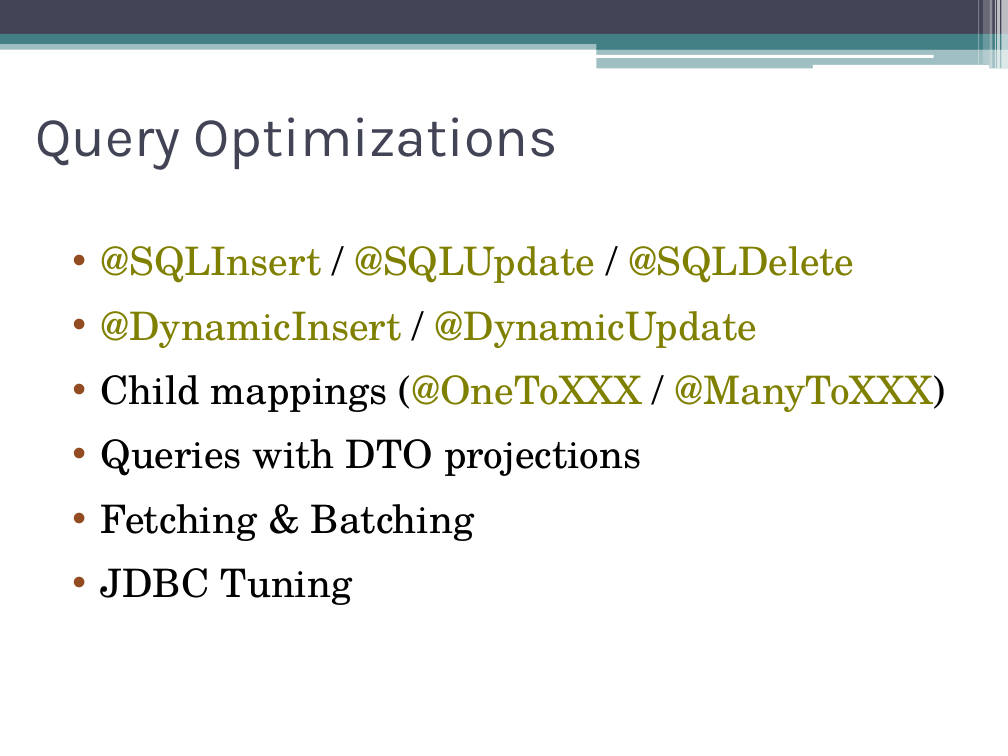
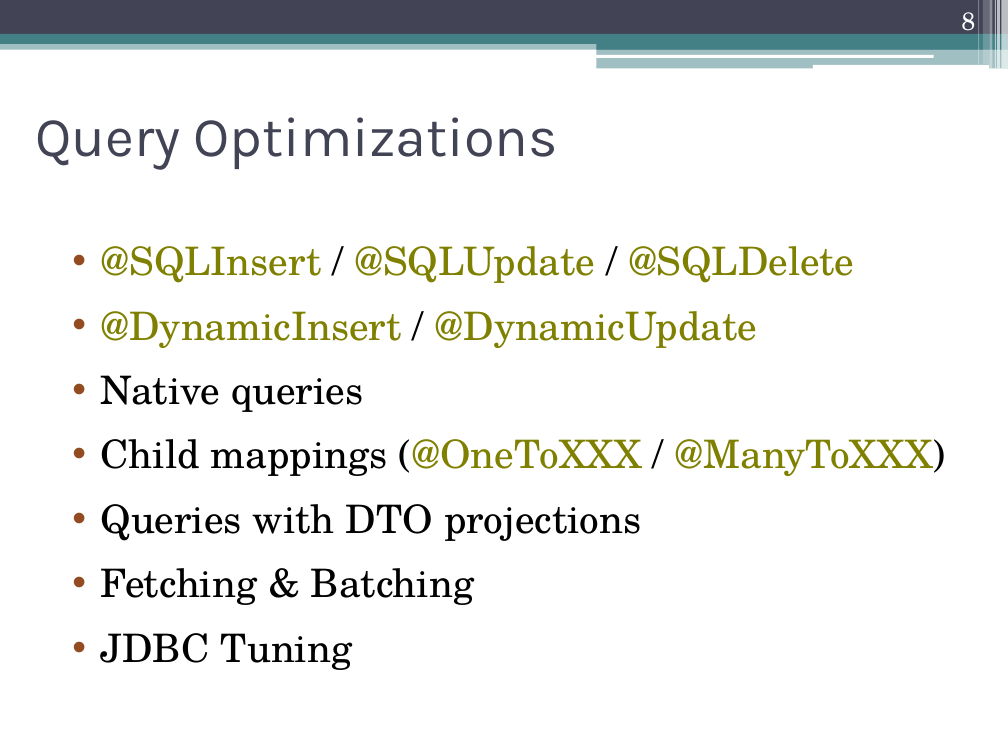
Before and after one commit to artem-emelin/hibernate-demo, a slide deck: slide 8 of stuff/Hibernate.pptx. Drawn at 1008x756 pixels with LibreOffice and Linux fonts; fonts in the diff are those of the drawing. Boxes give left, top, right and bottom in pixels: in the first picture for what was removed or moved away, otherwise in the second. Text is boxed around its words. In the diff, an @@ line names an element or a change of style, - is before the commit and + after.

```diff
--- a/stuff/Hibernate.pptx
+++ b/stuff/Hibernate.pptx
@@ page number added at bbox=[961, 12, 975, 38], 18 pt, text #FFFFFF @@
+8
@@ text at bbox=[101, 375, 363, 412]: paragraph added @@
+• Native queries
```
Also in this commit, not shown: 11 other slides changed.
